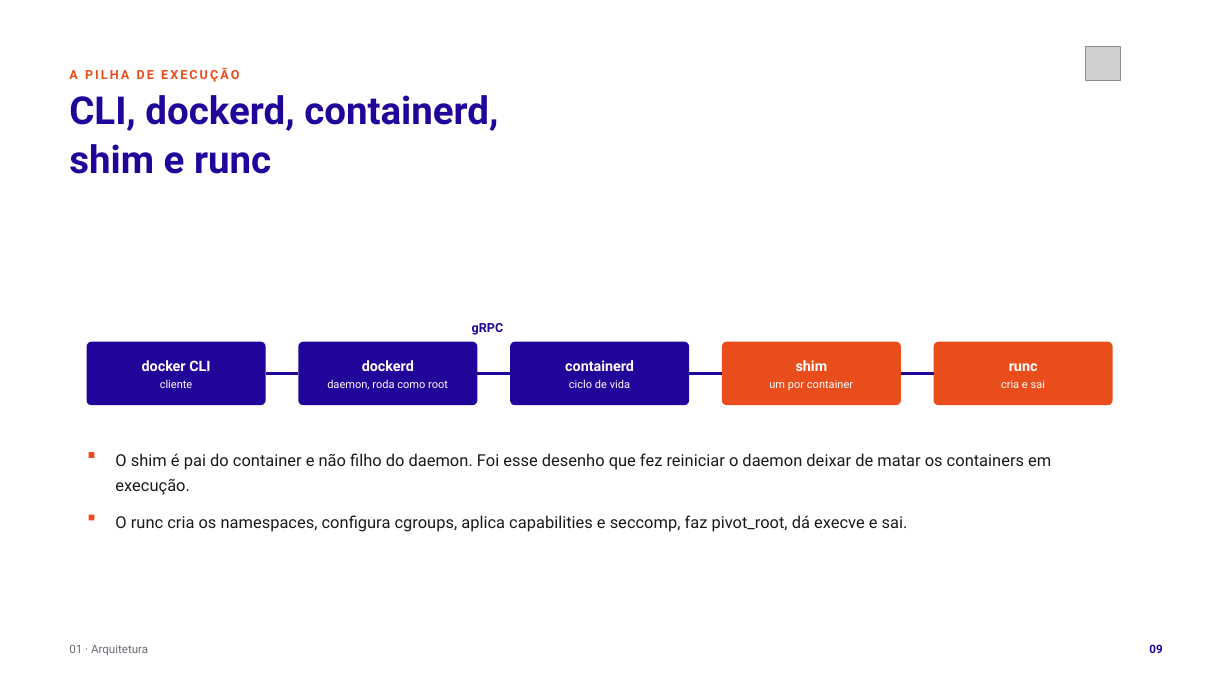
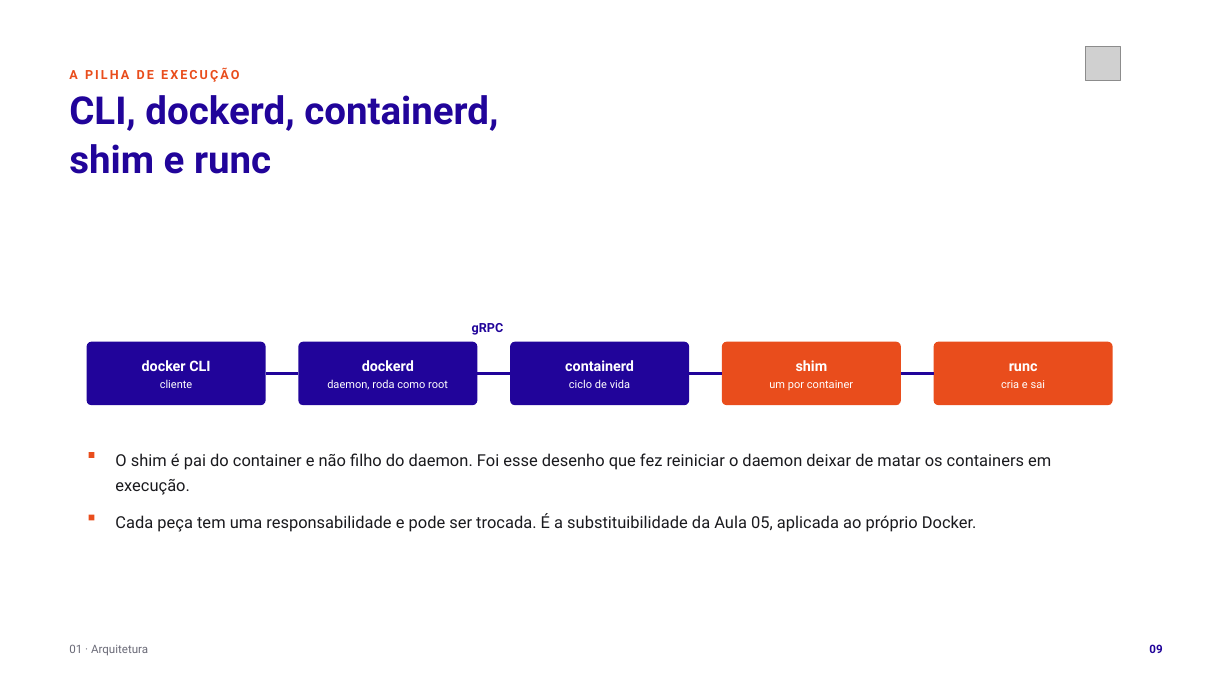
Before and after one commit to tcpassos/invite-app, a slide deck: slide 9 of trabalhos/T1-Docker-Invite-People.pptx. Drawn at 1232x693 pixels with LibreOffice and Linux fonts; fonts in the diff are those of the drawing; grey boxes stand for pictures. Boxes give left, top, right and bottom in pixels: in the first picture for what was removed or moved away, otherwise in the second. Text is boxed around its words. In the diff, an @@ line names an element or a change of style, - is before the commit and + after.

Commit message:
docs: liga cada slide tecnico do T1 ao projeto e corrige a linha que ficou so no gerador dos artboards

```diff
--- a/trabalhos/T1-Docker-Invite-People.pptx
+++ b/trabalhos/T1-Docker-Invite-People.pptx
@@ text at [115,513,977,532]: text changed @@
-O runc cria os namespaces, configura cgroups, aplica capabilities e seccomp, faz pivot_root, dá execve e sai.
+Cada peça tem uma responsabilidade e pode ser trocada. É a substituibilidade da Aula 05, aplicada ao próprio Docker.
```
Also in this commit, not shown: 5 other slides changed, 9 other files.
